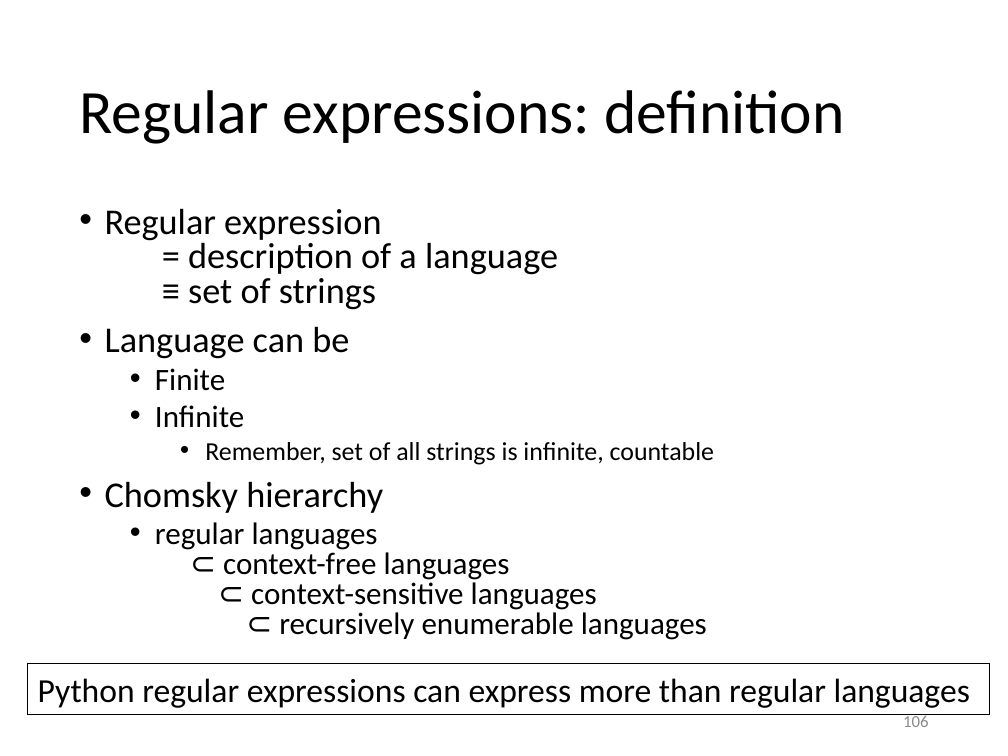
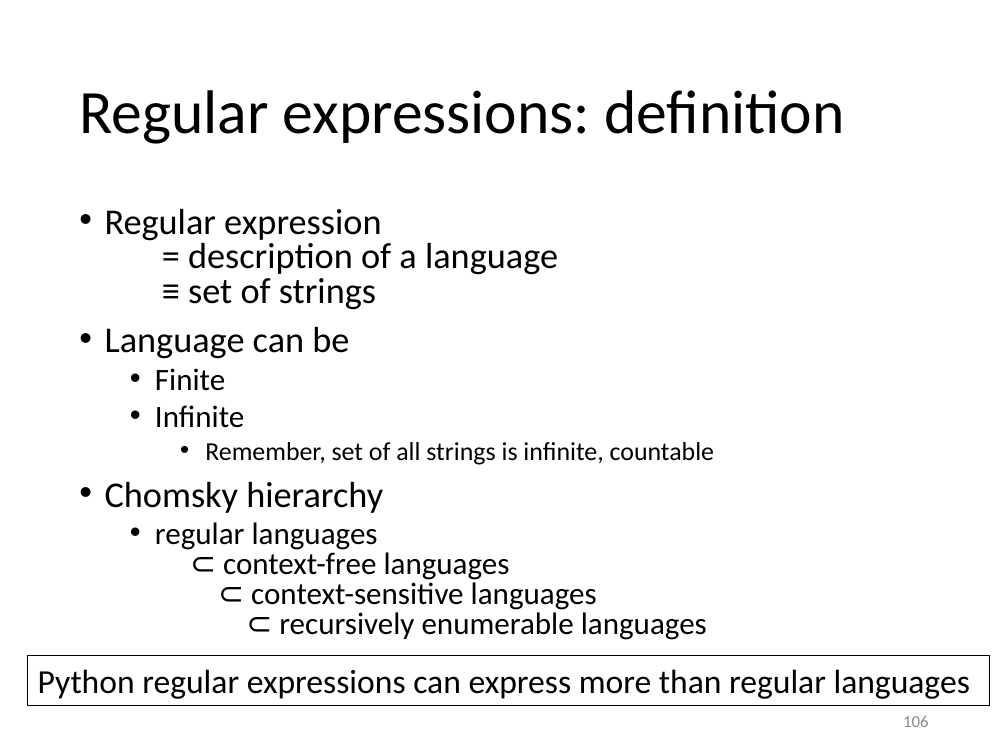
Before and after one commit to gjbex/Scientific-C-plus-plus, a slide deck: slide 106 of scientific_cpp.pptx. Drawn at 1008x756 pixels with LibreOffice and Linux fonts; fonts in the diff are those of the drawing. Boxes give left, top, right and bottom in pixels: in the first picture for what was removed or moved away, otherwise in the second. Text is boxed around its words. In the diff, an @@ line names an element or a change of style, - is before the commit and + after.

```diff
--- a/scientific_cpp.pptx
+++ b/scientific_cpp.pptx
@@ rectangle "Python regular expressions can express ...": place and size @@
-rectangle "Python regular expressions can express ..." at (28,663,990,714)
+rectangle "Python regular expressions can express ..." at (28,655,990,706)
```
Also in this commit, not shown: 2 other slides changed.
